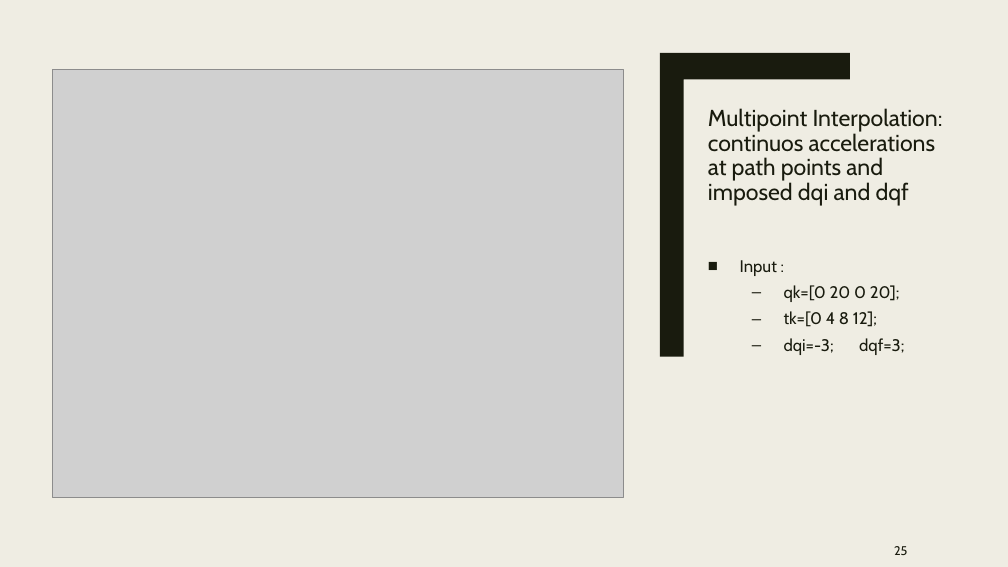
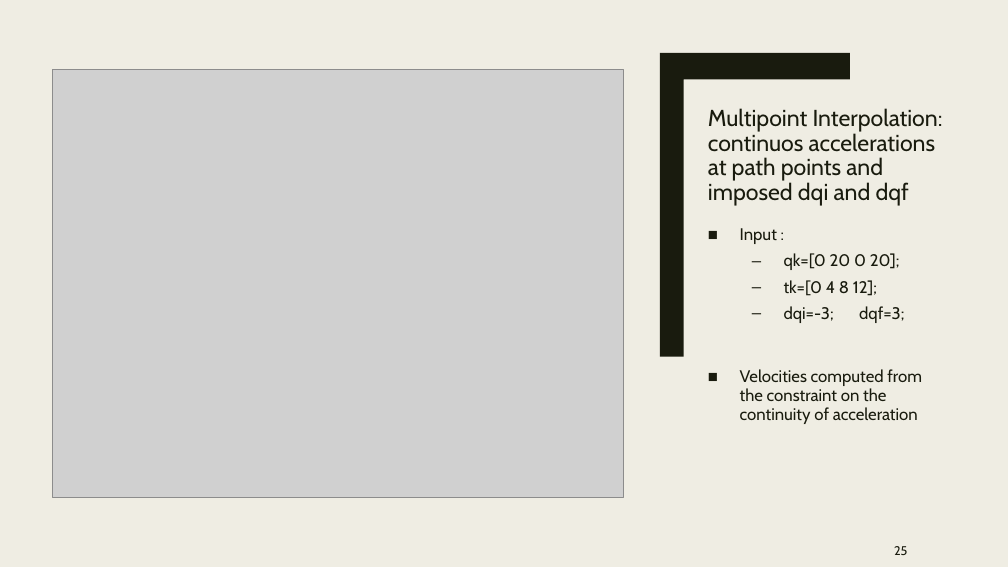
Before and after one commit to nicolamarchiotto/Robotics-Vision-and-Control, a slide deck: slide 25 of Homeworks/RVC_presentation.pptx. Drawn at 1008x567 pixels with LibreOffice and Linux fonts; fonts in the diff are those of the drawing; grey boxes stand for pictures. Boxes give left, top, right and bottom in pixels: in the first picture for what was removed or moved away, otherwise in the second. Text is boxed around its words. In the diff, an @@ line names an element or a change of style, - is before the commit and + after.

```diff
--- a/Homeworks/RVC_presentation.pptx
+++ b/Homeworks/RVC_presentation.pptx
@@ text at (x1=740, y1=369, x2=922, y2=424): paragraph added @@
+■ Velocities computed from the constraint on the continuity of acceleration
```
Also in this commit, not shown: 11 other slides changed, 2 slides added, 2 slides removed, 47 other files.
